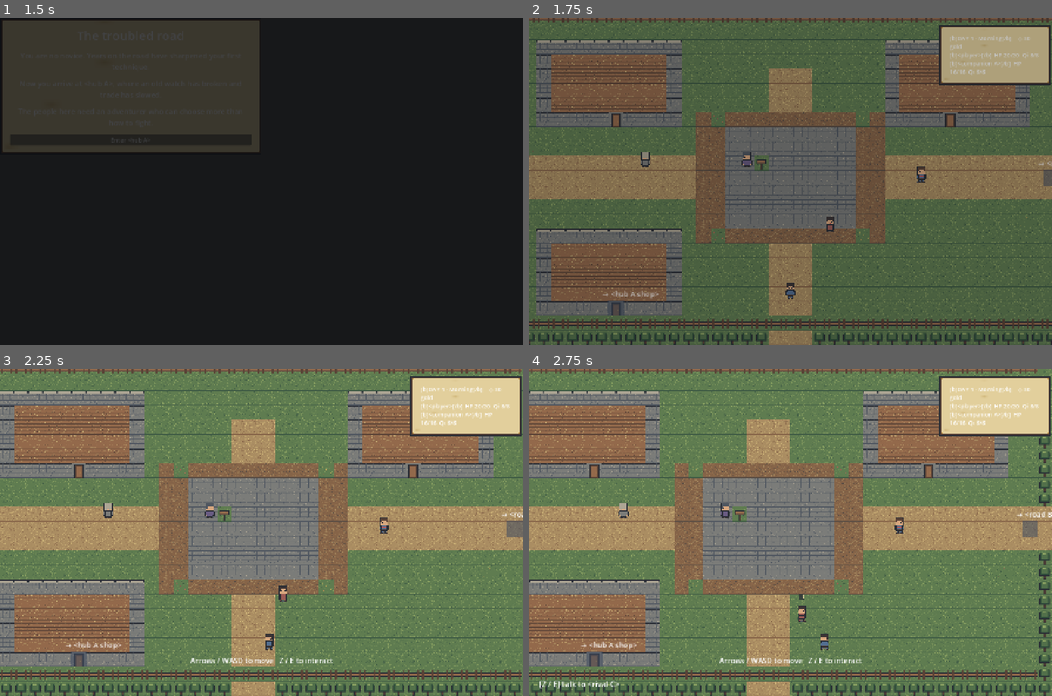
Above: before the commit, frames 1-4 (two rows, left to right).
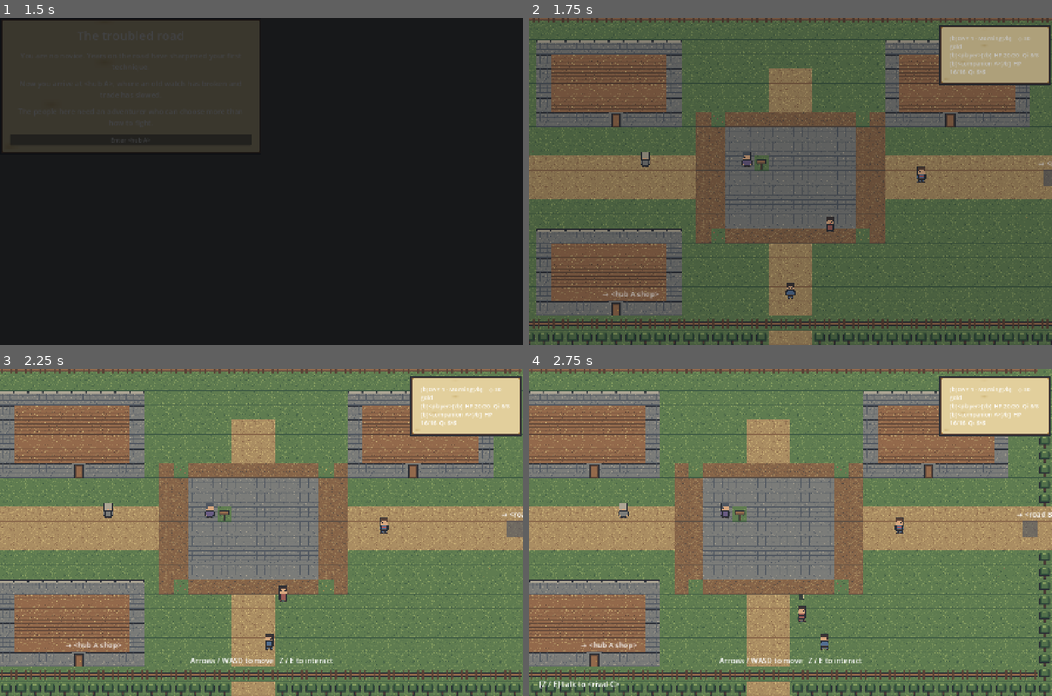
Above: after the commit, the same moments.

Repository: haowjy/living-rpg-game
Game: Godot game, scene res://game/app/main.tscn
Same seed, same stepped clock (60 frames per second), same inputs: the game is played once before the commit and once after it.
Inputs (mouse positions are in pixels of both pictures, inside the frame that each line leads up to):
- Up to frame 1 (1.5 s): click "New Game" at 0.5 s; click "Enter <hub A>" at 1.25 s
- Up to frame 2 (1.75 s): no input
- Up to frame 3 (2.25 s): tap Enter at 2 s; move the mouse to (376, 516) at 2.02 s; hold D (move_right) from 2.03 s (still down); hold Z (interact) from 2.03 s (still down); click (376, 516) at 2.17 s
- Up to frame 4 (2.75 s): keep holding D (move_right); keep holding Z (interact)

Frame 1 is identical in both runs. In frame 2, less than 0.1% of the frame differs, in the area x 15-19%, y 86-91%; in frame 3, less than 0.1%; in frame 4, less than 0.1%, in the area x 11-15%, y 86-91%.

Commit message:
fix: y-sort actors with overlay tiles

Diff:
--- a/godot/game/world/world_view.gd
+++ b/godot/game/world/world_view.gd
@@ -15,6 +15,7 @@
 var _elapsed := 0.0
 var _active_affordance: Sprite2D = null
 var _ambient_bobs: Array[Sprite2D] = []
+var _actor_layer: TileMapLayer
 
 
 func build(area: AreaDef, db: ContentDB, gs: GameState) -> void:
@@ -40,9 +41,13 @@
 	var overlay := TileMapLayer.new()
 	overlay.name = "Overlay"
 	overlay.tile_set = tile_set
+	overlay.z_index = 0
 	overlay.y_sort_enabled = true
+	# Tile sort points align with actors positioned at tile centers.
+	overlay.y_sort_origin = TILE_SIZE / 2
 	add_child(overlay)
 	_paint_rows(overlay, site.overlay_rows, true)
+	_actor_layer = overlay
 
 	var spawn_tile := Vector2i(map_size.x / 2, map_size.y / 2)
 	for placement: Dictionary in site.placements:
@@ -53,7 +58,7 @@
 
 	player = PLAYER_SCENE.instantiate()
 	player.position = _tile_center(spawn_tile)
-	add_child(player)
+	_actor_layer.add_child(player)
 	_start_npc_brains()
 	_add_camera(player, map_size)
 	_add_boundary(map_size)
@@ -155,7 +160,7 @@
 			label = "altar"
 			color = Color(0.3, 0.5, 0.55, 0.75)
 	var node := Interactable.create(kind, target_id, prompt, position, color, label, size)
-	add_child(node)
+	_actor_layer.add_child(node)
 	_add_affordance(node)
 	if kind == "fight":
 		_add_enemy_sprite(node)
@@ -174,7 +179,7 @@
 	body.setup(npc_id, texture, color)
 	body.dialogue_allowed = _npc_can_initiate_dialogue
 	body.wants_dialogue.connect(func(id: String) -> void: interacted.emit("npc", id))
-	add_child(body)
+	_actor_layer.add_child(body)
 
 	var interaction := Interactable.create("npc", npc_id, prompt, Vector2.ZERO,
 			Color.TRANSPARENT, "", Vector2(34, 38))
@@ -203,7 +208,7 @@
 
 
 func _start_npc_brains() -> void:
-	for child in get_children():
+	for child in _actor_layer.get_children():
 		if child is not NpcBody:
 			continue
 		var body := child as NpcBody
